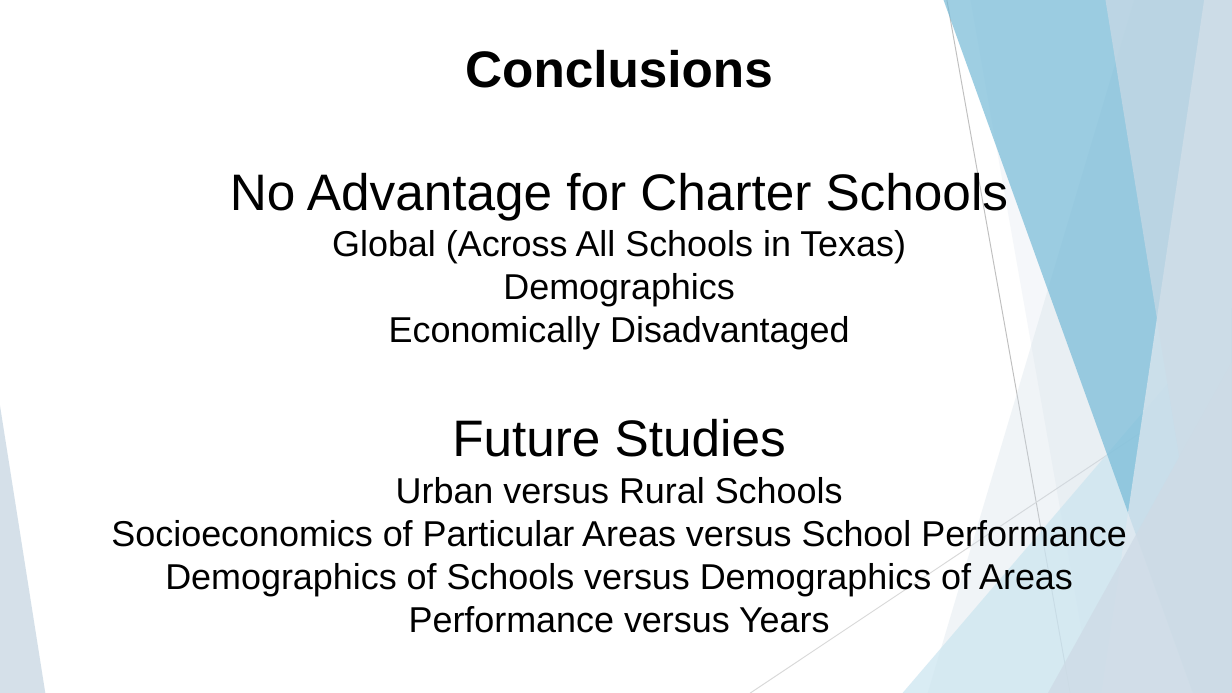
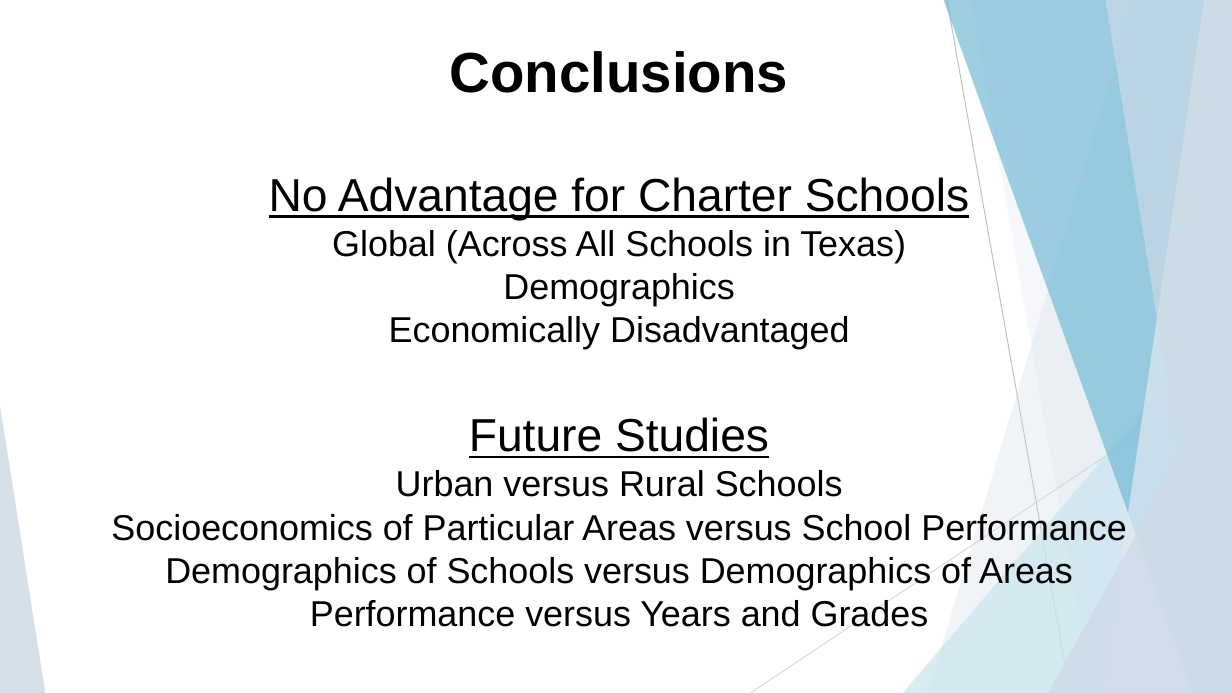
Before and after one commit to jteickholt/Team10Project1_Repo, a slide deck: slide 7 of reports/Project1_SJB_Draft1.pptx (slide 8 before the commit). Drawn at 1232x693 pixels with LibreOffice and Linux fonts; fonts in the diff are those of the drawing. Boxes give left, top, right and bottom in pixels: in the first picture for what was removed or moved away, otherwise in the second. Text is boxed around its words. In the diff, an @@ line names an element or a change of style, - is before the commit and + after.

```diff
--- a/reports/Project1_SJB_Draft1.pptx
+++ b/reports/Project1_SJB_Draft1.pptx
@@ text at (269,51,969,458): size 40 to 44 pt in "Conclusions"; size 40 to 36 pt, underline on in "No Advantage for Charter Schools", "Future Studies" @@
@@ text at (310,600,929,627): text changed @@
-Performance versus Years
+Performance versus Years and Grades
```
Also in this commit, not shown: 3 other slides changed, 3 slides added, 3 slides removed, 12 other files.
